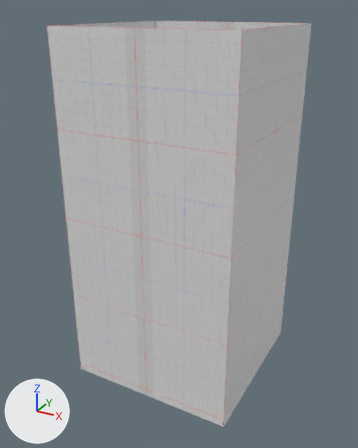
The COLLADA model ChampionFightingGame/resource/stage/training_room/assets/surface/model/model.dae as it was, and as the next commit left it.
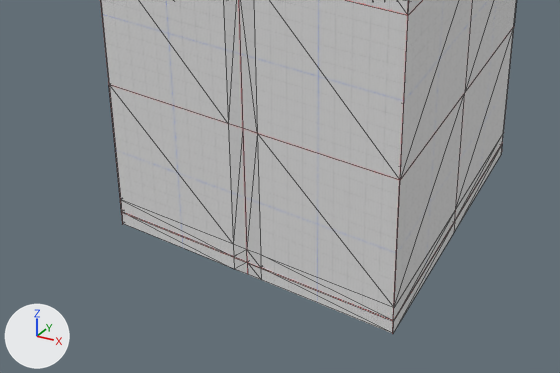
Each version appears first whole from a 50 mm lens placed at (274.0, -577.0, 446.0), pointed at (-5.0, -68.0, 192.0), and next in a close-up on the part from 4% to 87% of the width and 56% to 100% of the height. Arrows for +X, +Y and +Z are at lower left; the lights stay in place. The close-ups show mesh edges as thin lines. Where no turn or scale is listed for an object, it has been applied to the vertices. Vertices at the same position are counted once.

Objects in the first close-up: 'bg_meshgroupShape'.
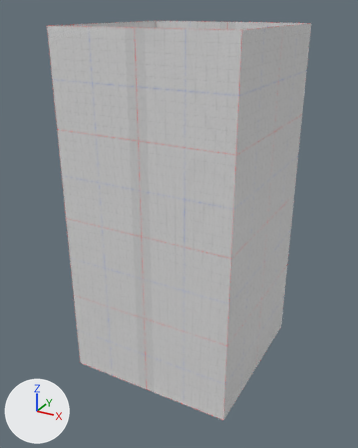
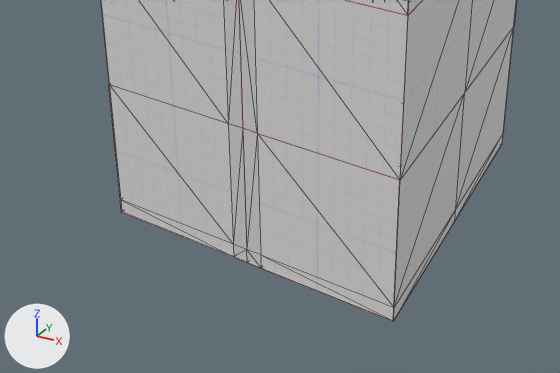
The newer file is also turned or shifted as a whole; pictures and numbers use the older file's frame.

What differs and where, as boxes [x1, y1, x2, y2] in the close-ups (560 x 373 px):
'bg_meshgroupShape', reshaped
    before: [100, 0, 517, 334]
    after: [100, 0, 517, 321]
part 1 of me_bg_meshgroupshape, deleted
    before: [121, 145, 502, 334]

Diff of the bpy script that builds the scene:
```diff
--- a/ChampionFightingGame/resource/stage/training_room/assets/surface/model/model.dae.py
+++ b/ChampionFightingGame/resource/stage/training_room/assets/surface/model/model.dae.py
@@ me_bg_meshgroupshape @@
 # used by ob_bg_meshgroupshape; location = (0.0, 0.0, 0.0)
-me_bg_meshgroupshape.from_pydata(...)  # 127 vertices, 160 faces; spans x -107.0..107.0, y -164.0..50.0, z -11.0..428.0
+me_bg_meshgroupshape.from_pydata(...)  # 111 vertices, 136 faces; spans x -107.0..107.0, y -164.0..50.0, z 0.0..428.0
+# me_bg_meshgroupshape part 1
+# 16 vertices are removed from x -107.0..107.0, y -164.0..50.0, z -11.0
+# 24 faces are deleted
 me_bg_meshgroupshape.materials.append(mat_pbr_safezone)
```
